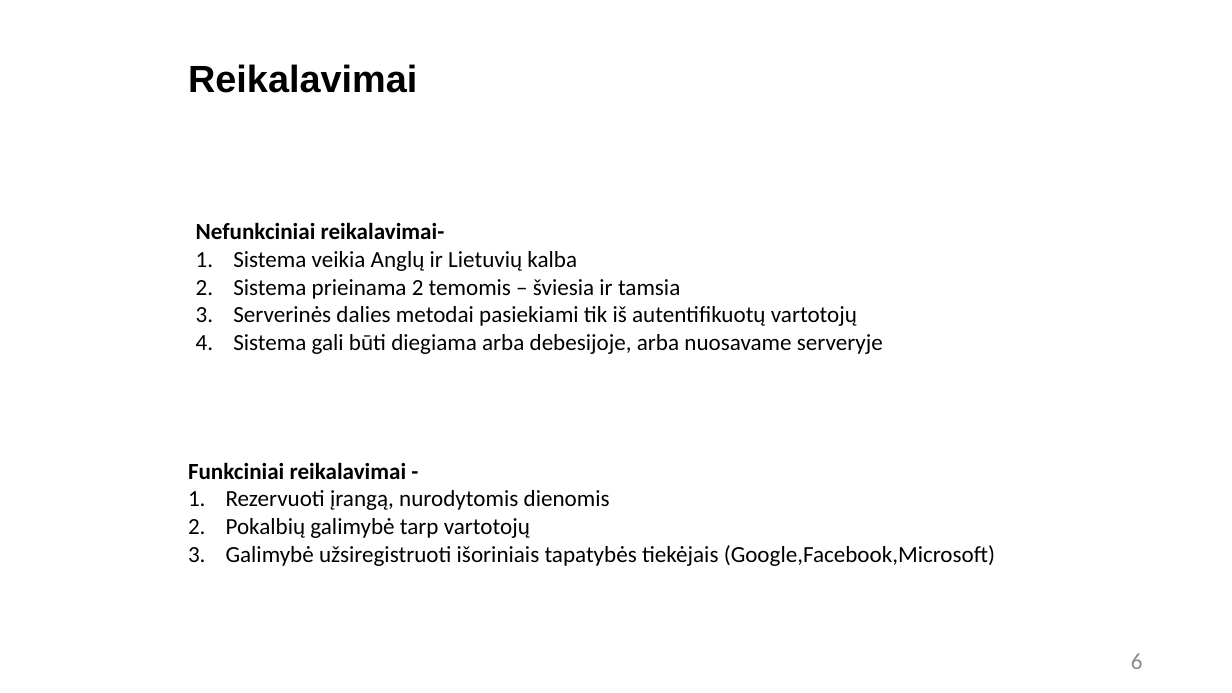
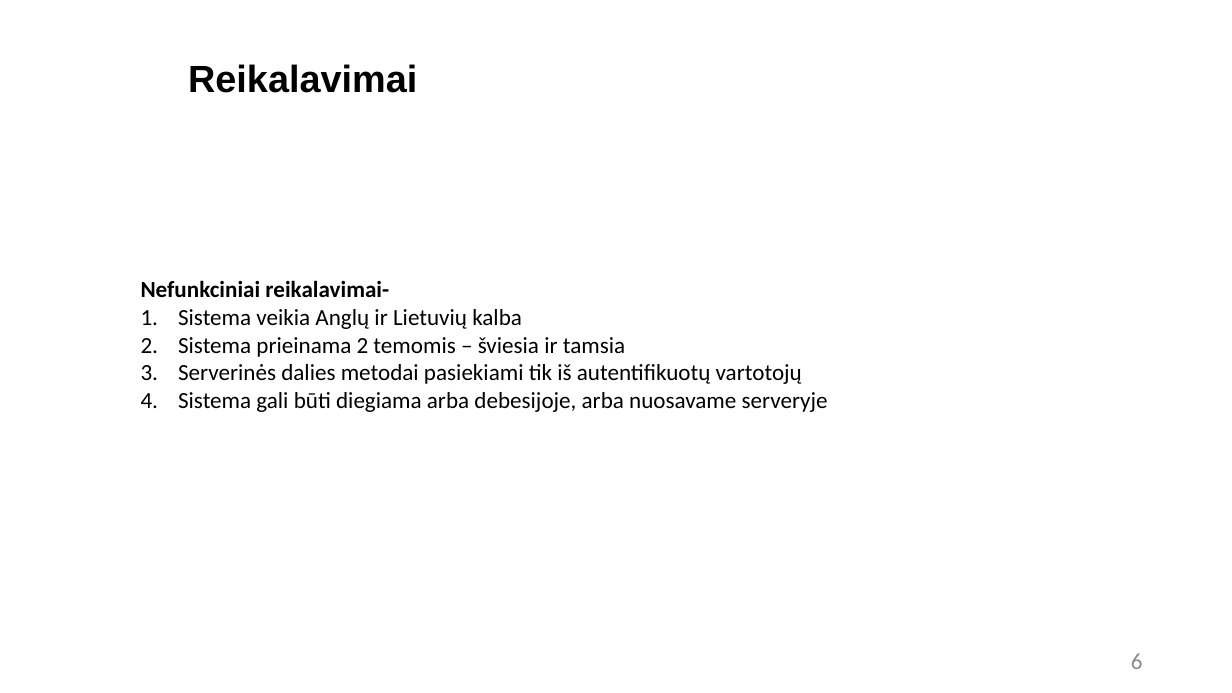
Before and after one commit to RedasNiuklys/Laisvalaikio-preki--dalinimosi-platforma, a slide deck: slide 6 of Office_stuff/Tarpinio Gynimo skaidrės.pptx. Drawn at 1232x693 pixels with LibreOffice and Linux fonts; fonts in the diff are those of the drawing; background and template pictures are left out. Boxes give left, top, right and bottom in pixels: in the first picture for what was removed or moved away, otherwise in the second. Text is boxed around its words. In the diff, an @@ line names an element or a change of style, - is before the commit and + after.

```diff
--- a/Office_stuff/Tarpinio Gynimo skaidrės.pptx
+++ b/Office_stuff/Tarpinio Gynimo skaidrės.pptx
@@ text "Nefunkciniai reikalavimai-": place and size @@
-text "Nefunkciniai reikalavimai-" at [196,222,883,354]
+text "Nefunkciniai reikalavimai-" at [141,280,828,412]
@@ text removed at [188,462,995,566] @@
-Funkciniai reikalavimai -
-1. Rezervuoti įrangą, nurodytomis dienomis
-2. Pokalbių galimybė tarp vartotojų
-3. Galimybė užsiregistruoti išoriniais tapatybės tiekėjais (Google,Facebook,Microsoft)
```
Also in this commit, not shown: 5 other slides changed, 59 other files.
